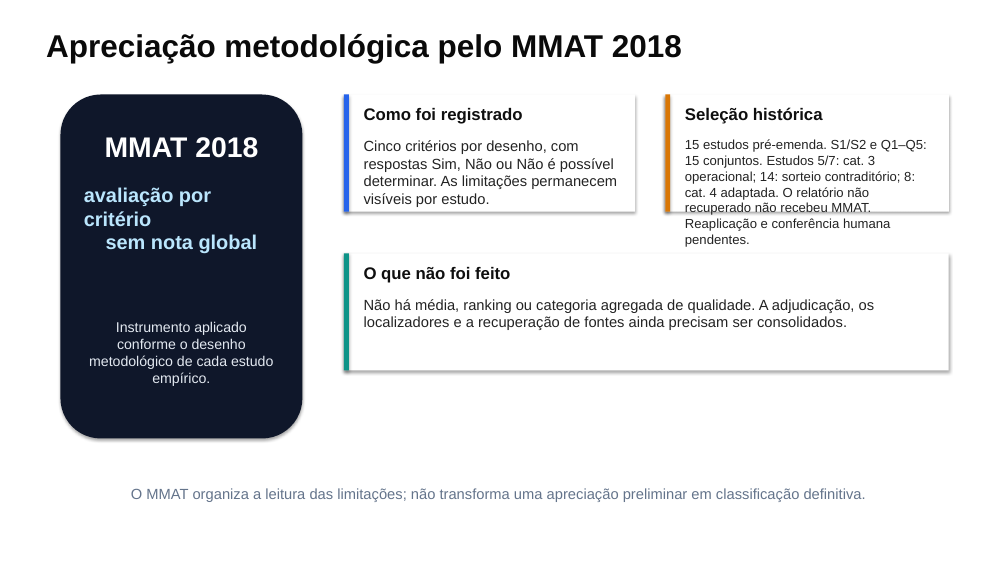
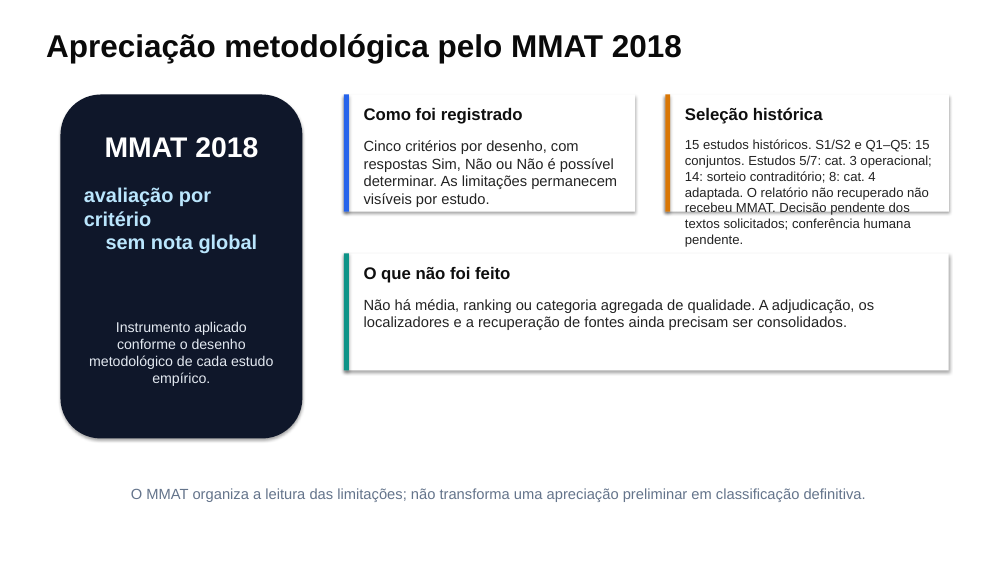
Before and after one commit to thalesfb/ccw, a slide deck: slide 13 of results/tcc/presentation/ensino_personalizado_de_matematica_tcc.pptx. Drawn at 1008x567 pixels with LibreOffice and Linux fonts; fonts in the diff are those of the drawing. Boxes give left, top, right and bottom in pixels: in the first picture for what was removed or moved away, otherwise in the second. Text is boxed around its words. In the diff, an @@ line names an element or a change of style, - is before the commit and + after.

```diff
--- a/results/tcc/presentation/ensino_personalizado_de_matematica_tcc.pptx
+++ b/results/tcc/presentation/ensino_personalizado_de_matematica_tcc.pptx
@@ text at (685, 139, 931, 247): text changed @@
-15 estudos pré-emenda. S1/S2 e Q1–Q5: 15 conjuntos. Estudos 5/7: cat. 3 operacional; 14: sorteio contraditório; 8: cat. 4 adaptada. O relatório não recuperado não recebeu MMAT. Reaplicação e conferência humana pendentes.
+15 estudos históricos. S1/S2 e Q1–Q5: 15 conjuntos. Estudos 5/7: cat. 3 operacional; 14: sorteio contraditório; 8: cat. 4 adaptada. O relatório não recuperado não recebeu MMAT. Decisão pendente dos textos solicitados; conferência humana pendente.
```
Also in this commit, not shown: 5 other slides changed, 51 other files.
